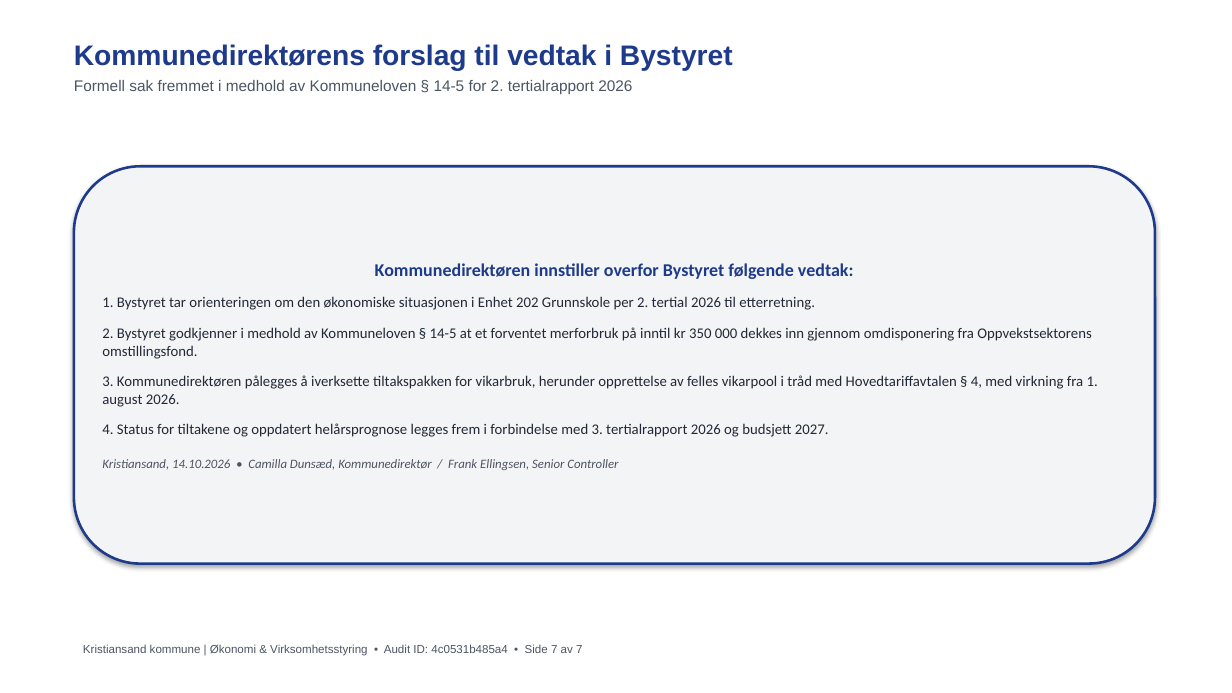
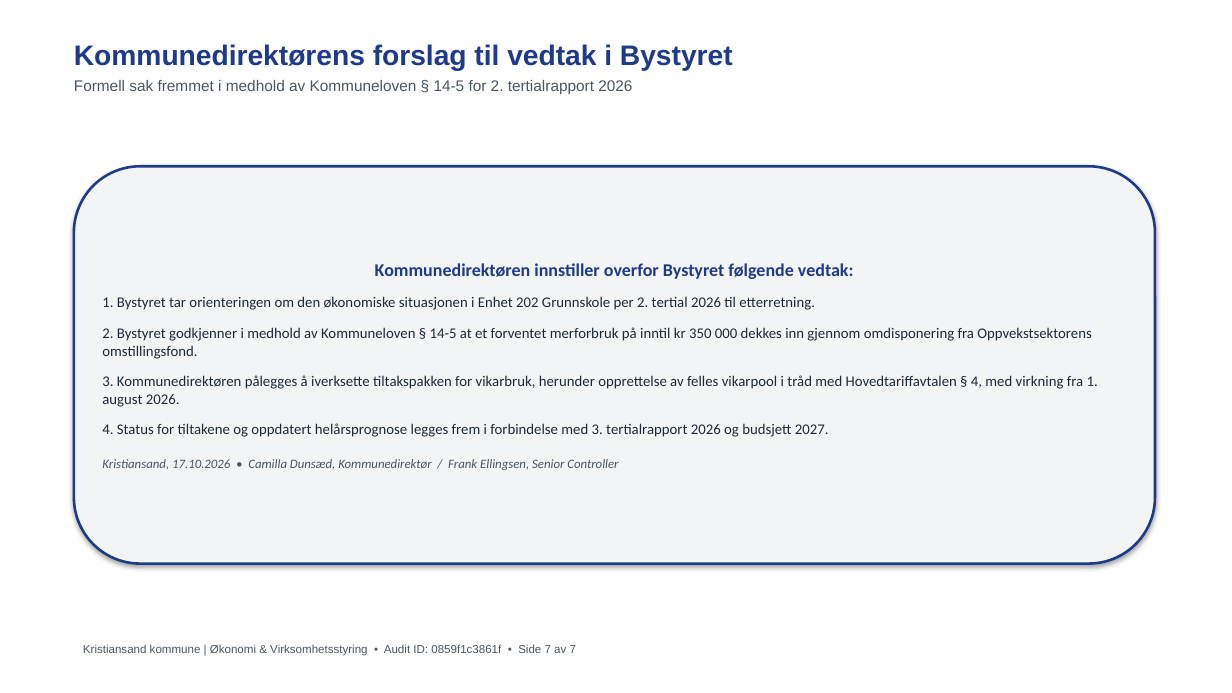
Before and after one commit to Frank-Ellingsen/AI_KOM, a slide deck: slide 7 of powerpoint/Presentasjon_Bystyret_Tertialrapport_2026.pptx. Drawn at 1232x693 pixels with LibreOffice and Linux fonts; fonts in the diff are those of the drawing. Boxes give left, top, right and bottom in pixels: in the first picture for what was removed or moved away, otherwise in the second. Text is boxed around its words. In the diff, an @@ line names an element or a change of style, - is before the commit and + after.

```diff
--- a/powerpoint/Presentasjon_Bystyret_Tertialrapport_2026.pptx
+++ b/powerpoint/Presentasjon_Bystyret_Tertialrapport_2026.pptx
@@ text in rounded rectangle at [102,459,618,470]: text changed @@
-Kristiansand, 14.10.2026 • Camilla Dunsæd, Kommunedirektør / Frank Ellingsen, Senior Controller
+Kristiansand, 17.10.2026 • Camilla Dunsæd, Kommunedirektør / Frank Ellingsen, Senior Controller
@@ text at [83,644,576,656]: text changed @@
-Kristiansand kommune | Økonomi & Virksomhetsstyring • Audit ID: 4c0531b485a4 • Side 7 av 7
+Kristiansand kommune | Økonomi & Virksomhetsstyring • Audit ID: 0859f1c3861f • Side 7 av 7
```
Also in this commit, not shown: 6 other slides changed, 12 other files.
